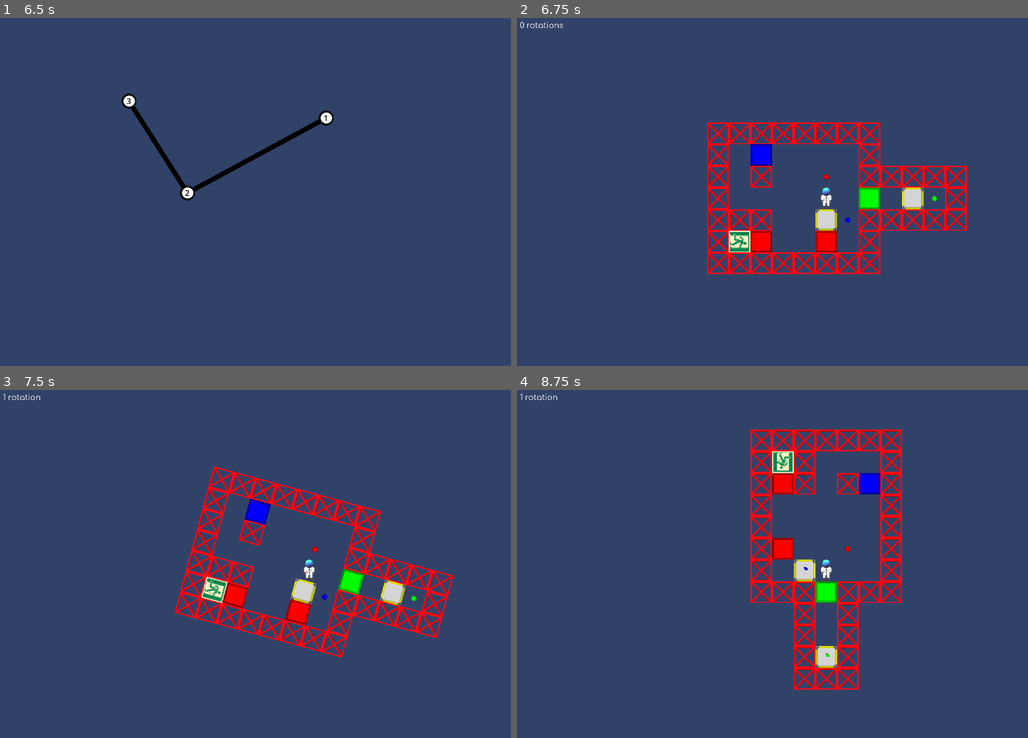
Above: before the commit, frames 1-4 (two rows, left to right).
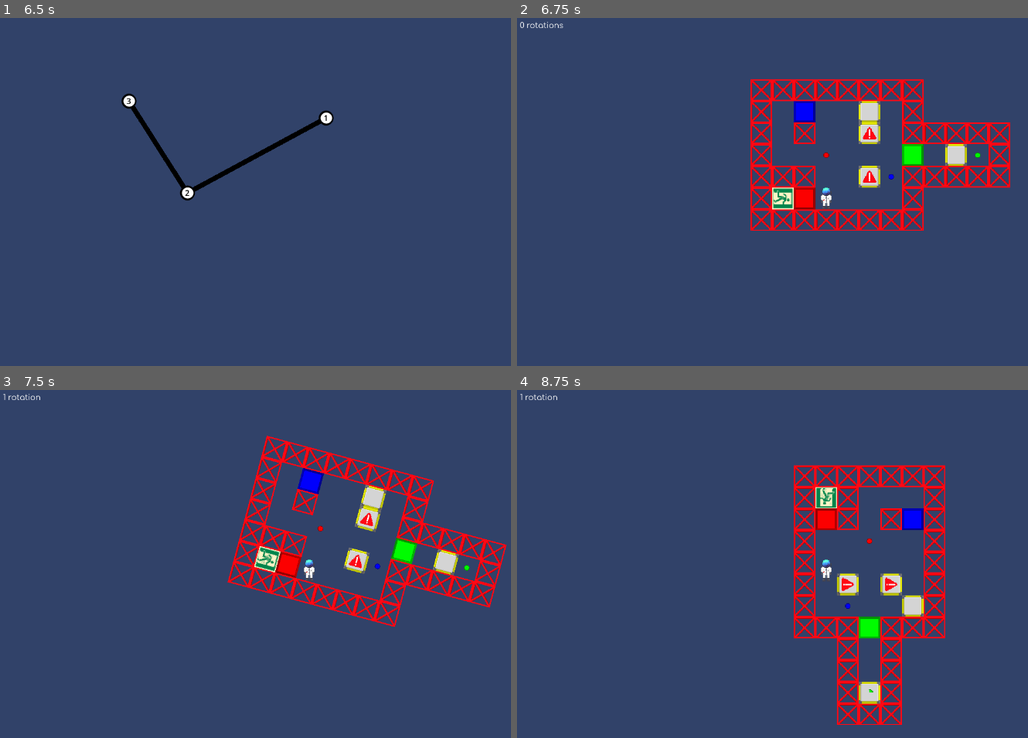
Above: after the commit, the same moments.

Repository: wojtekmal/escape-blocks
Game: Godot game, scene res://menu_stuff/menu_2.tscn
The game is run twice, just before and just after one commit, with the same random seed, the same clock (stepped at 60 frames per second) and the same inputs.
Inputs (mouse positions are in pixels of both pictures, inside the frame that each line leads up to):
- Up to frame 1 (6.5 s): click (194, 73) at 0.52 s; tap Enter at 1.25 s; move the mouse to (444, 174) at 1.27 s; hold Right (gravity_right) 1.28-2.03 s; click (444, 174) at 1.42 s; tap W (jump) at 1.52, 2.27, 3.77, 4.52, 5.27 s; tap R (restart) every 0.75 s from 2 to 5 s; move the mouse to (183, 209) at 2.02 s; hold Left (gravity_left) 2.03-2.78 s; move the mouse to (373, 115) at 2.77 s; hold Right (gravity_right) 2.78-3.53 s; move the mouse to (275, 261) at 3.52 s; hold Up (gravity_up) 3.53-4.28 s; click (275, 261) at 3.67 s; move the mouse to (495, 244) at 4.27 s; hold Left (gravity_left) from 4.28 s (still down); tap T (debug1) at 4.9 s; move the mouse to (122, 139) at 5.02 s; move the mouse to (342, 192) at 5.77 s; click (342, 192) at 5.92 s
- Up to frame 2 (6.75 s): release Left (gravity_left) at 6.5 s; click "1" at 6.5 s
- Up to frame 3 (7.5 s): move the mouse to (214, 477) at 7.27 s; hold Right (gravity_right) from 7.28 s (still down)
- Up to frame 4 (8.75 s): tap W (jump) at 7.52, 8.27 s; move the mouse to (961, 546) at 8.02 s; release Right (gravity_right) at 8.03 s; hold Up (gravity_up) from 8.03 s (still down)

Frame 1 is identical in both runs. In frame 2, 11% of the frame differs, in the area x 37-97%, y 17-74%; in frame 3, 11%; in frame 4, 12%, in the area x 45-84%, y 11-97%.

Commit message:
Fixed mid-air collision.

Diff:
--- a/engine/levels/test_level_template.tscn
+++ b/engine/levels/test_level_template.tscn
@@ -15,7 +15,7 @@
 
 [node name="Walls" parent="." index="3"]
 position = Vector2(-2560, -1600)
-layer_0/tile_data = PackedInt32Array(1310755, 9, 65536, 1245219, 0, 0, 1245218, 0, 0, 1310753, 0, 0, 1245217, 0, 0, 983079, 0, 0, 983080, 0, 0, 1114153, 0, 0, 1179688, 9, 131072, 1114156, 0, 0, 1179691, 7, 131072, 1179690, 1, 0, 1114152, 0, 0, 1114155, 0, 0, 1245224, 0, 0, 1048616, 0, 0, 1114154, 0, 0, 1245227, 0, 0, 1245228, 0, 0, 1179692, 0, 0, 1245226, 0, 0, 1245225, 0, 0, 1310760, 0, 0, 1376296, 0, 0, 1376295, 0, 0, 1376294, 0, 0, 1376293, 0, 0, 1376292, 0, 0, 1376291, 0, 0, 1310754, 4, 65536, 1376289, 0, 0, 1376290, 0, 0, 1245222, 1, 0, 1245223, 7, 196608, 1114145, 0, 0, 1179681, 0, 0, 1048609, 0, 0, 983073, 0, 0, 983074, 0, 0, 1048611, 9, 196608, 983077, 0, 0, 983075, 0, 0, 983076, 0, 0, 1114147, 0, 0, 983078, 0, 0, 1310758, 9, 65536, 1179686, 6, 0, 1114150, 7, 65536)
+layer_0/tile_data = PackedInt32Array(1310756, 6, 0, 1310755, 9, 65536, 1245219, 0, 0, 1245218, 0, 0, 1179684, 7, 65536, 1310753, 0, 0, 1245217, 0, 0, 983079, 0, 0, 983080, 0, 0, 1114153, 0, 0, 1179688, 9, 131072, 1114150, 2, 0, 1048614, 1, 0, 1114156, 0, 0, 1179691, 7, 131072, 1179690, 1, 0, 1114152, 0, 0, 1114155, 0, 0, 1245224, 0, 0, 1048616, 0, 0, 1114154, 0, 0, 1245227, 0, 0, 1245228, 0, 0, 1179692, 0, 0, 1245226, 0, 0, 1245225, 0, 0, 1310760, 0, 0, 1376296, 0, 0, 1376295, 0, 0, 1376294, 0, 0, 1376293, 0, 0, 1376292, 0, 0, 1376291, 0, 0, 1310754, 4, 65536, 1376289, 0, 0, 1376290, 0, 0, 1245222, 2, 0, 1245223, 7, 196608, 1114145, 0, 0, 1179681, 0, 0, 1048609, 0, 0, 983073, 0, 0, 983074, 0, 0, 1048611, 9, 196608, 983077, 0, 0, 983075, 0, 0, 983076, 0, 0, 1114147, 0, 0, 983078, 0, 0)
 
 [node name="Overlay" parent="." index="5"]
 visible = false
--- a/engine/scripts/LevelTemplate.gd
+++ b/engine/scripts/LevelTemplate.gd
@@ -27,6 +27,7 @@
 var size : Vector2
 var positions_before_rotations_wasd = []
 var game_ended := false
+var column_top_entities = []
 
 var to_remove := []
 
@@ -109,22 +110,14 @@
 		return
 
 	column_top_still_blocks.clear()
-
-
-# Czy można to zamienić
-#	moving_entities.clear()
-#	for child in self.get_children():
-#		if child.is_in_group("interacting_entities"):
-#			moving_entities.push_back(child)
-#			|
-#			V
-# Na to?
-
+	column_top_entities.clear()
 	moving_entities = get_tree().get_nodes_in_group("interacting_entities")
 	moving_entities.sort_custom(compare_entity_heights)
 
 	for i in range(0, board_dimensions.x):
 		column_top_still_blocks.push_back(board_dimensions.y)
+		# Counter is a placeholder for now.
+		column_top_entities.push_back(counter)
 
 	for entity in moving_entities:
 		if entity.is_in_group("moving_blocks"):
@@ -133,10 +126,22 @@
 			move_player(delta)
 		elif entity.is_in_group("static_blocks"):
 			column_top_still_blocks[entity.board_cords.x] = entity.board_cords.y
+			var entity_below = column_top_entities[entity.board_cords.x]
+
+			if (entity_below != counter && (entity.y_speed - entity_below.y_speed) * delta >=
+				entity_below.position.y - entity.position.y - 32 - get_y_size(entity_below) / 2):
+				entity_below.y_speed = entity.y_speed
+			column_top_entities[entity.board_cords.x] = entity
 		elif entity.is_in_group("doors") && !entity.open:
-			if Input.is_action_just_pressed("debug1"):
-				print(entity.board_cords)
+			#if Input.is_action_just_pressed("debug1"):
+			#	print(entity.board_cords)
 			column_top_still_blocks[entity.board_cords.x] = entity.board_cords.y
+			var entity_below = column_top_entities[entity.board_cords.x]
+
+			if (entity_below != counter && (entity.y_speed - entity_below.y_speed) * delta >=
+				entity_below.position.y - entity.position.y - 32 - get_y_size(entity_below) / 2):
+				entity_below.y_speed = entity.y_speed
+			column_top_entities[entity.board_cords.x] = entity
 
 func compare_entity_heights(a, b): # Sorts the entities in decreasing order according to their height.
 	return a.position.y > b.position.y
@@ -145,11 +150,20 @@
 	if block.is_falling:
 		block.y_speed += 1000 * delta
 	else:
+		#print("entered else")
 		block.y_speed = 0
 	var delta_height = delta * block.y_speed
 	var new_block_cord_y = floori(block.position.y - top_wall + delta_height - 32 - 1) / 64 + 1
 	# Ceiling division.
 	var max_height = column_top_still_blocks[block.board_cords.x] - 1
+
+	var entity_below = column_top_entities[block.board_cords.x]
+
+	if (entity_below != counter && (block.y_speed - entity_below.y_speed) * delta >=
+		entity_below.position.y - block.position.y - 32 - get_y_size(entity_below) / 2):
+		entity_below.y_speed = block.y_speed
+
+	column_top_entities[block.board_cords.x] = block
 
 	if block.position.y == top_wall + max_height * 64 + 32:
 		column_top_still_blocks[block.board_cords.x] = max_height
@@ -228,29 +242,21 @@
 	var max_height_1 = column_top_still_blocks[player_left_column] - 1
 	var max_height_2 = column_top_still_blocks[player_right_column] - 1
 	var max_height = min(max_height_1, max_height_2)
-	var min_pos_y = top_wall + size.y / 2
-	var speed_of_ceiling := 0
-	var ceiling_y_pos = top_wall
-	var max_pos_y = -top_wall - size.y / 2
-	var speed_of_floor := 0
-	var floor_y_pos = top_wall
-
-	for entity in moving_entities:
-		if (entity.is_in_group("player") or
-			(entity.board_cords.x != player_left_column and
-			entity.board_cords.x != player_right_column) or
-			#entity.position.y > player.position.y or
-			entity.is_in_group("doors") and entity.open):
-			continue
-
-		if ((player.position.y - size.y / 2 + entity.position.y + 32) / 2 + size.y / 2 >= min_pos_y and
-			entity.position.y < player.position.y):
-			min_pos_y = (player.position.y - size.y / 2 + entity.position.y + entity.y_speed * delta + 32) / 2 + size.y / 2
-			speed_of_ceiling = entity.y_speed
-		elif ((player.position.y + size.y / 2 + entity.position.y - 32) / 2 - size.y / 2 <= max_pos_y and
-			entity.position.y > player.position.y):
-			max_pos_y = (player.position.y + size.y / 2 + entity.position.y + entity.y_speed * delta - 32) / 2 - size.y / 2
-			speed_of_floor = entity.y_speed
+	#var min_pos_y = top_wall + size.y / 2
+	#var speed_of_ceiling := 0
+	#var ceiling_y_pos = top_wall
+
+	#for entity in moving_entities:
+	#	if (entity.is_in_group("player") or
+	#		(entity.board_cords.x != player_left_column and
+	#		entity.board_cords.x != player_right_column) or
+	#		entity.position.y > player.position.y or
+	#		entity.is_in_group("doors") and entity.open):
+	#		continue
+	#
+	#	if (player.position.y - size.y / 2 + entity.position.y + 32) / 2 + size.y / 2 >= min_pos_y:
+	#		min_pos_y = (player.position.y - size.y / 2 + entity.position.y + entity.y_speed * delta + 32) / 2 + size.y / 2
+	#		speed_of_ceiling = entity.y_speed
 
 	var coyote_timer = $Player/CoyoteTimer
 
@@ -261,9 +267,23 @@
 	var delta_height = delta * player.y_speed
 	var new_player_cord_y = floori(player.position.y - top_wall + delta_height - 32 - 1) / 64 + 1
 
-	if player.position.y + delta_height <= min_pos_y:
-		player.y_speed = speed_of_ceiling
-	elif player.y_speed < 0:
+	var entity_below_left = column_top_entities[player_left_column]
+	var entity_below_right = column_top_entities[player_right_column]
+
+	if (entity_below_left != counter && (player.y_speed - entity_below_left.y_speed) * delta >=
+		entity_below_left.position.y - player.position.y - 32 - get_y_size(entity_below_left) / 2):
+		entity_below_left.y_speed = player.y_speed
+
+	if (entity_below_right != counter && (player.y_speed - entity_below_right.y_speed) * delta >=
+		entity_below_right.position.y - player.position.y - 32 - get_y_size(entity_below_right) / 2):
+		entity_below_right.y_speed = player.y_speed
+
+	column_top_entities[player_left_column] = player
+	column_top_entities[player_right_column] = player
+
+	#if player.position.y + delta_height <= min_pos_y:
+	#	player.y_speed = speed_of_ceiling
+	if player.y_speed < 0:
 		player.position.y += delta_height
 		player.is_falling = true
 		return
@@ -540,3 +560,9 @@
 		return floori(value - 1)
 
 	return floori(value)
+
+func get_y_size(entity):
+	if entity.is_in_group("player"):
+		return size.y
+	else:
+		return 64
